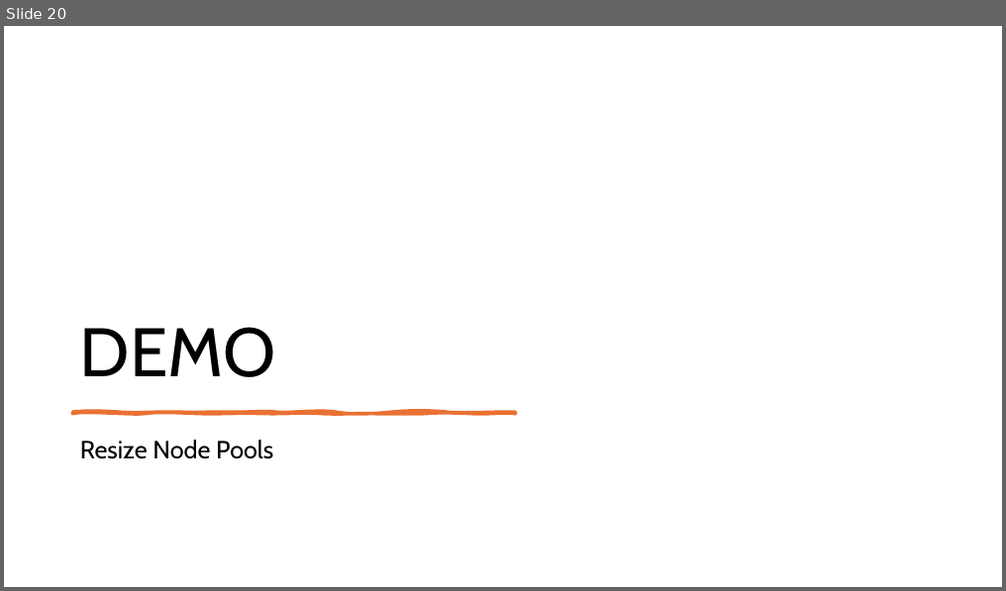
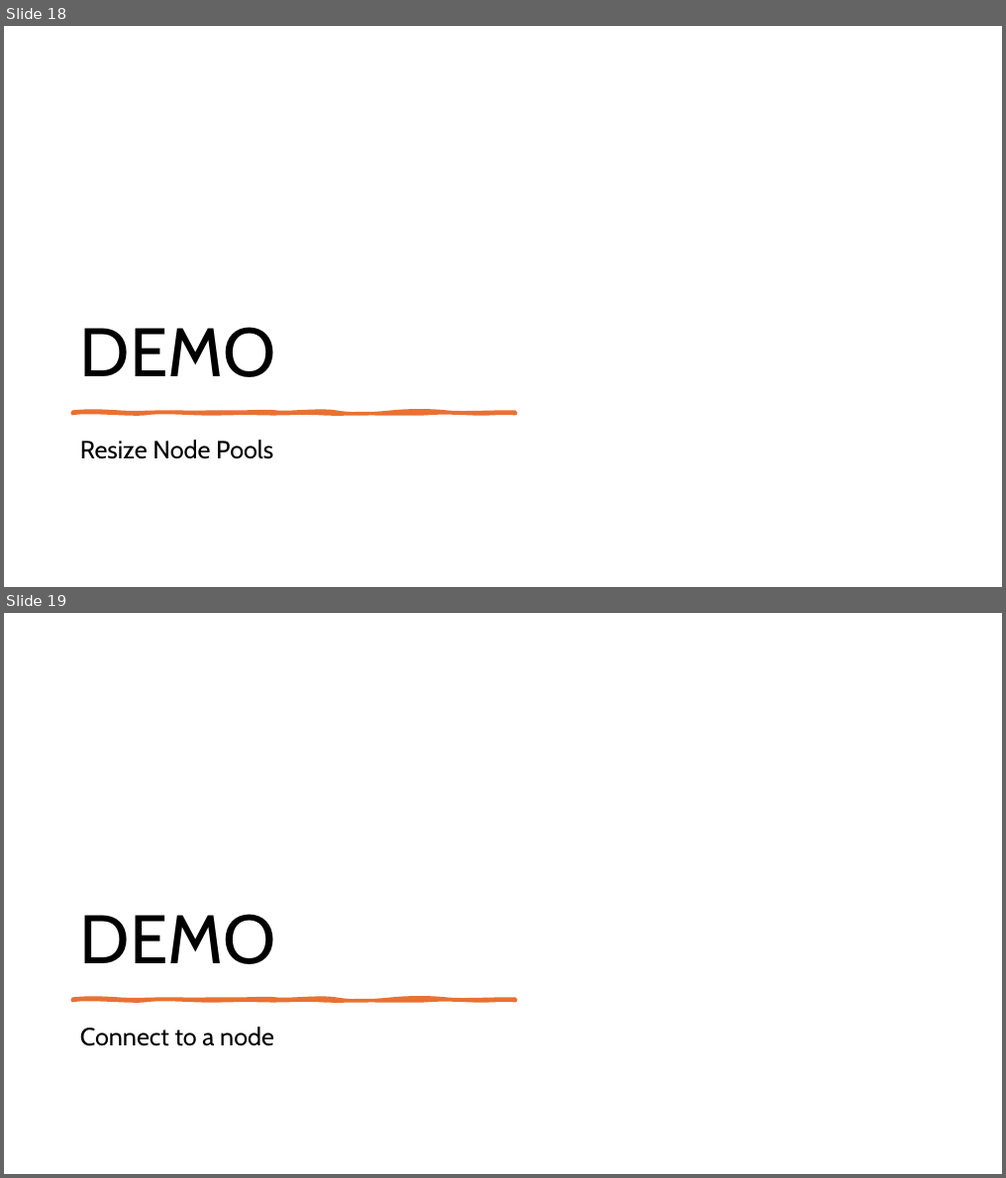
Before and after one commit to fhbilgen/AKSWorkshop, a slide deck: AKS_02_Node_Pools.pptx. Shown one above the other, each under a label of ours: slide 20 before the commit, slides 18 and 19 after it. The pictures are 1006x591 and 1006x1178 pixels, drawn with LibreOffice and Linux fonts; fonts in the diff are those of the drawing. Boxes give left, top, right and bottom in pixels: in the first picture for what was removed or moved away, otherwise in the second. Text is boxed around its words. In the diff, an @@ line names an element or a change of style, - is before the commit and + after.

Commit message:
AutoScaler and Node connection

```diff
--- a/AKS_02_Node_Pools.pptx
+++ b/AKS_02_Node_Pools.pptx
@@ slide 19 added at [4,613,1002,1174], background #FFFFFF @@
@@ title added at [80,914,276,964], 66 pt, text #000000 @@
+DEMO
@@ freeform shape added at [73,999,516,1001], fill #E97132, outline #E97132 3.25 pt @@
@@ text added at [80,1027,274,1047], 24 pt, text #000000 @@
+Connect to a node
@@ what was slide 20 is now slide 18 @@
```
Also in this commit, not shown: 1 slide changed, 10 other slides added, 5 other files.
